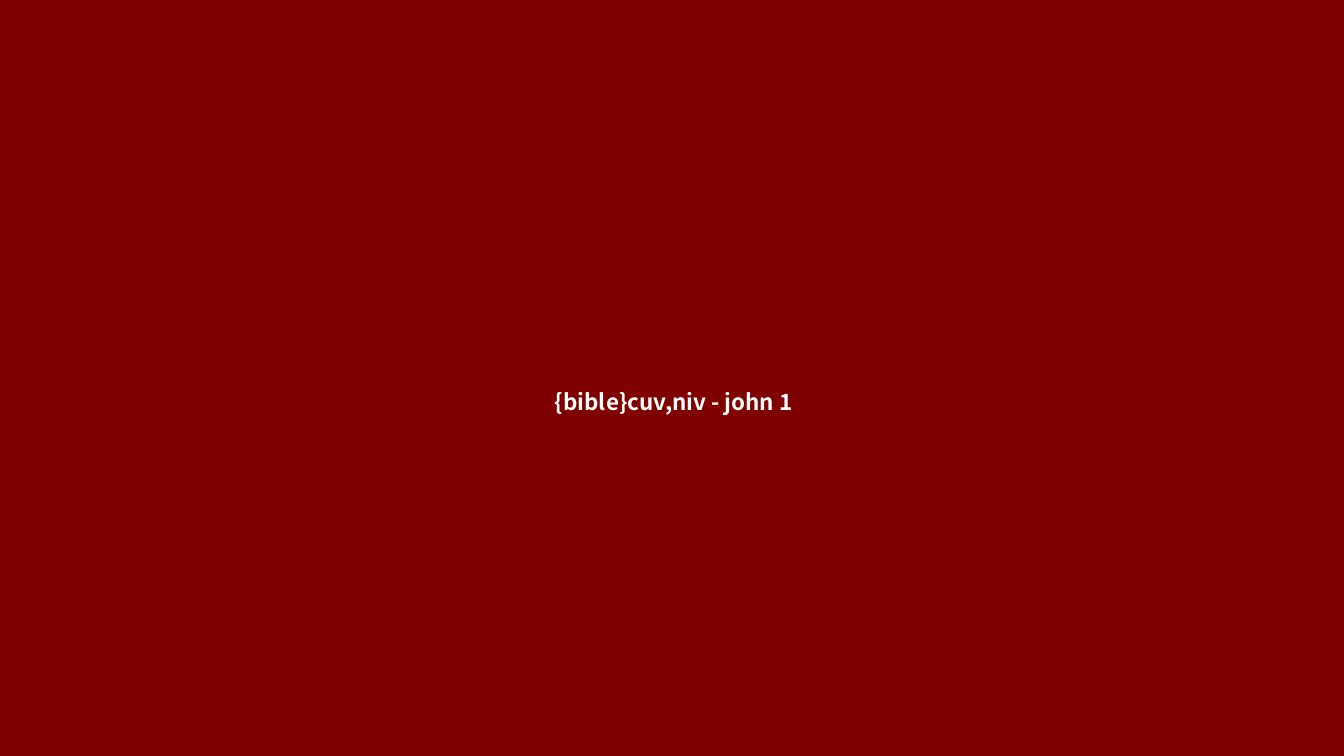
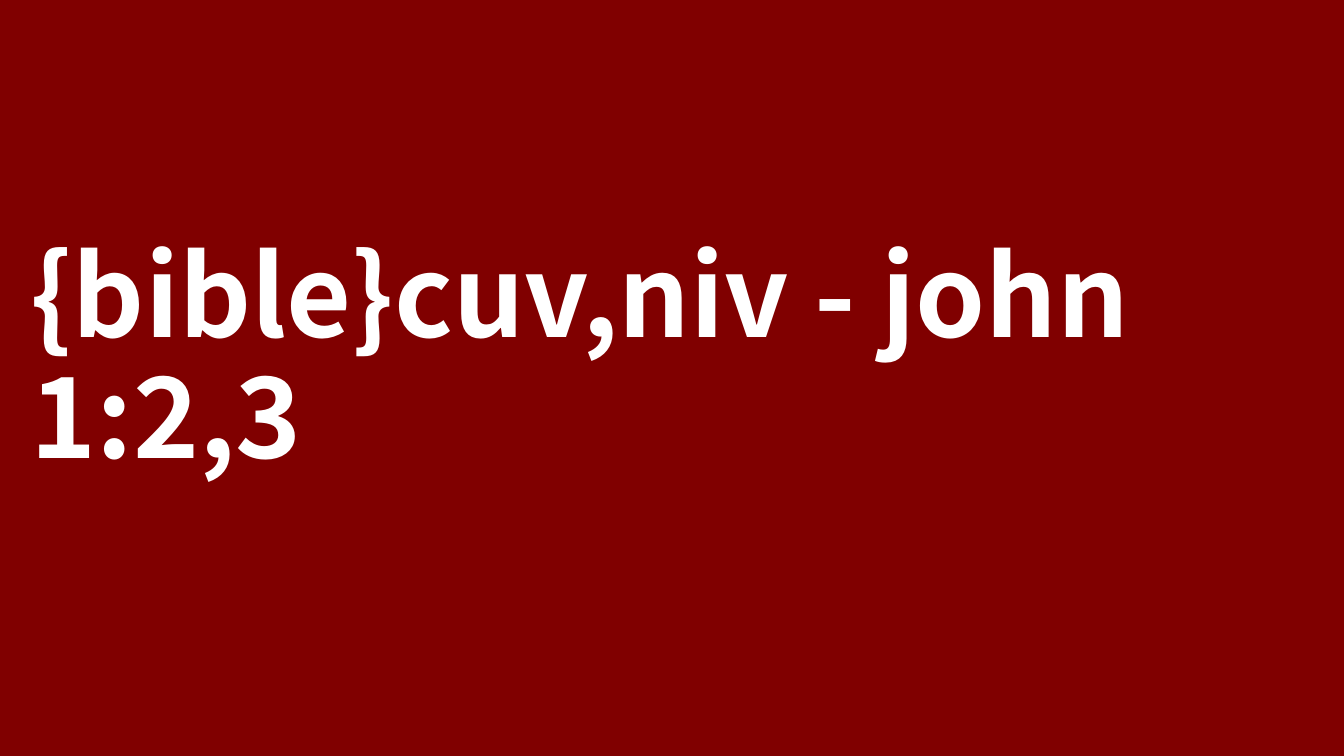
Before and after one commit to scottmo/glory-presenter, a slide deck: slide 1 of template-bible.pptx. Drawn at 1344x756 pixels with LibreOffice and Linux fonts; fonts in the diff are those of the drawing. Boxes give left, top, right and bottom in pixels: in the first picture for what was removed or moved away, otherwise in the second. Text is boxed around its words. In the diff, an @@ line names an element or a change of style, - is before the commit and + after.

Commit message:
update bible slides generator to use master slides

```diff
--- a/template-bible.pptx
+++ b/template-bible.pptx
@@ subtitle "{bible}cuv,niv - john 1:2,3" at (31,246,1129,482): vertical alignment top to middle @@
@@ subtitle at (31,246,1129,482): text changed; size 12 to 60 pt @@
-{bible}cuv,niv - john 1
+{bible}cuv,niv - john 1:2,3
```
Also in this commit, not shown: 3 other files.
